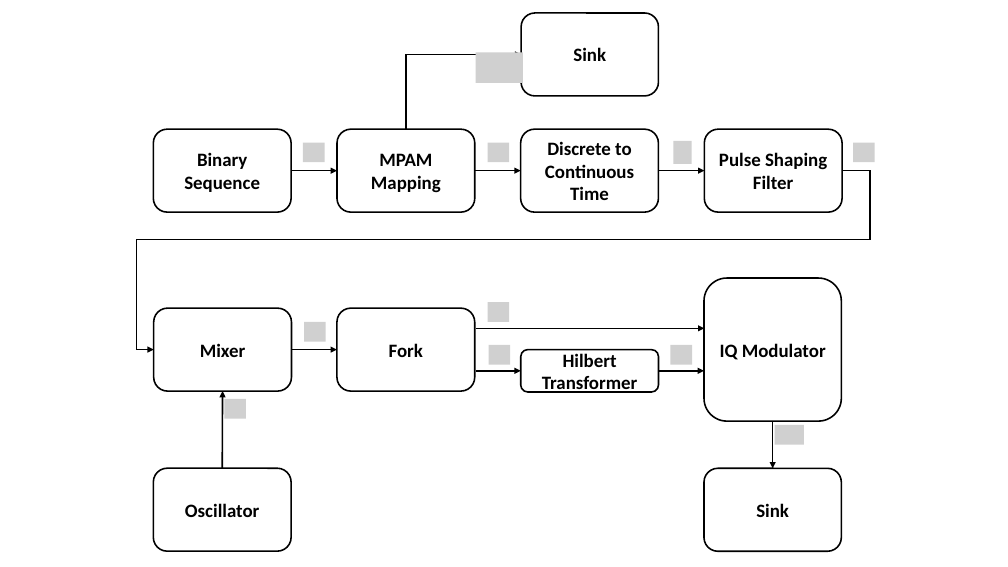
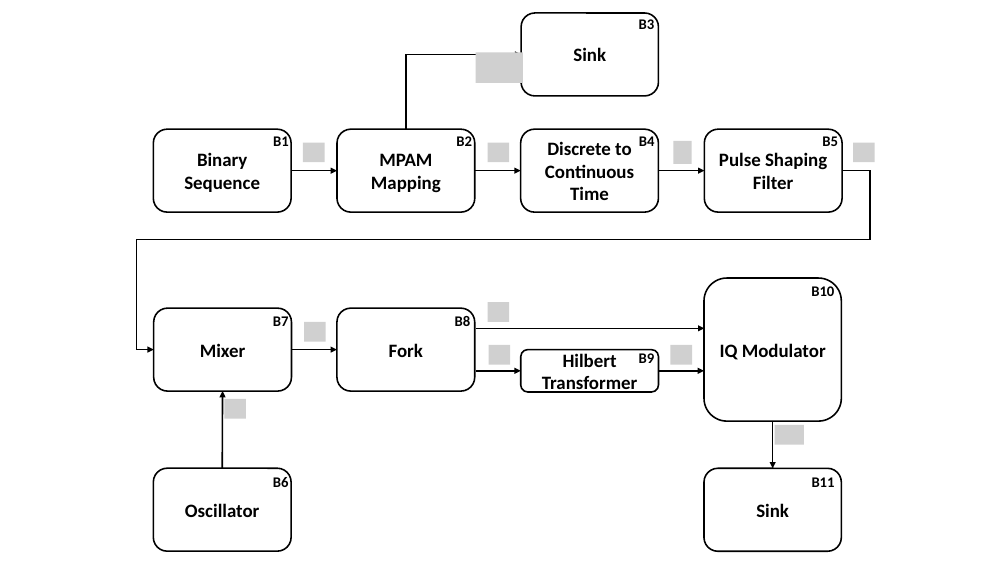
Before and after one commit to romilpatel/LinkPlanner, a slide deck: slide 1 of doc/tex/sdf/simplified_coherent_receiver/figures/Simulation_setup_Tx.pptx. Drawn at 1008x567 pixels with LibreOffice and Linux fonts; fonts in the diff are those of the drawing; grey boxes stand for pictures. Boxes give left, top, right and bottom in pixels: in the first picture for what was removed or moved away, otherwise in the second. Text is boxed around its words. In the diff, an @@ line names an element or a change of style, - is before the commit and + after.

```diff
--- a/doc/tex/sdf/simplified_coherent_receiver/figures/Simulation_setup_Tx.pptx
+++ b/doc/tex/sdf/simplified_coherent_receiver/figures/Simulation_setup_Tx.pptx
@@ text added at (639,16,655,29), 14 pt, text #000000, bold @@
+B3
@@ text added at (273,134,289,146), 14 pt, text #000000, bold @@
+B1
@@ text added at (456,134,472,146), 14 pt, text #000000, bold @@
+B2
@@ text added at (639,134,655,146), 14 pt, text #000000, bold @@
+B4
@@ text added at (822,136,838,146), 14 pt, text #000000, bold @@
+B5
@@ text added at (811,283,834,296), 14 pt, text #000000, bold @@
+B10
@@ text added at (273,314,289,326), 14 pt, text #000000, bold @@
+B7
@@ text added at (455,316,471,326), 14 pt, text #000000, bold @@
+B8
@@ text added at (639,351,655,363), 14 pt, text #000000, bold @@
+B9
@@ text added at (273,474,289,487), 14 pt, text #000000, bold @@
+B6
@@ text added at (812,477,835,487), 14 pt, text #000000, bold @@
+B11
```
Also in this commit, not shown: 19 other files.
